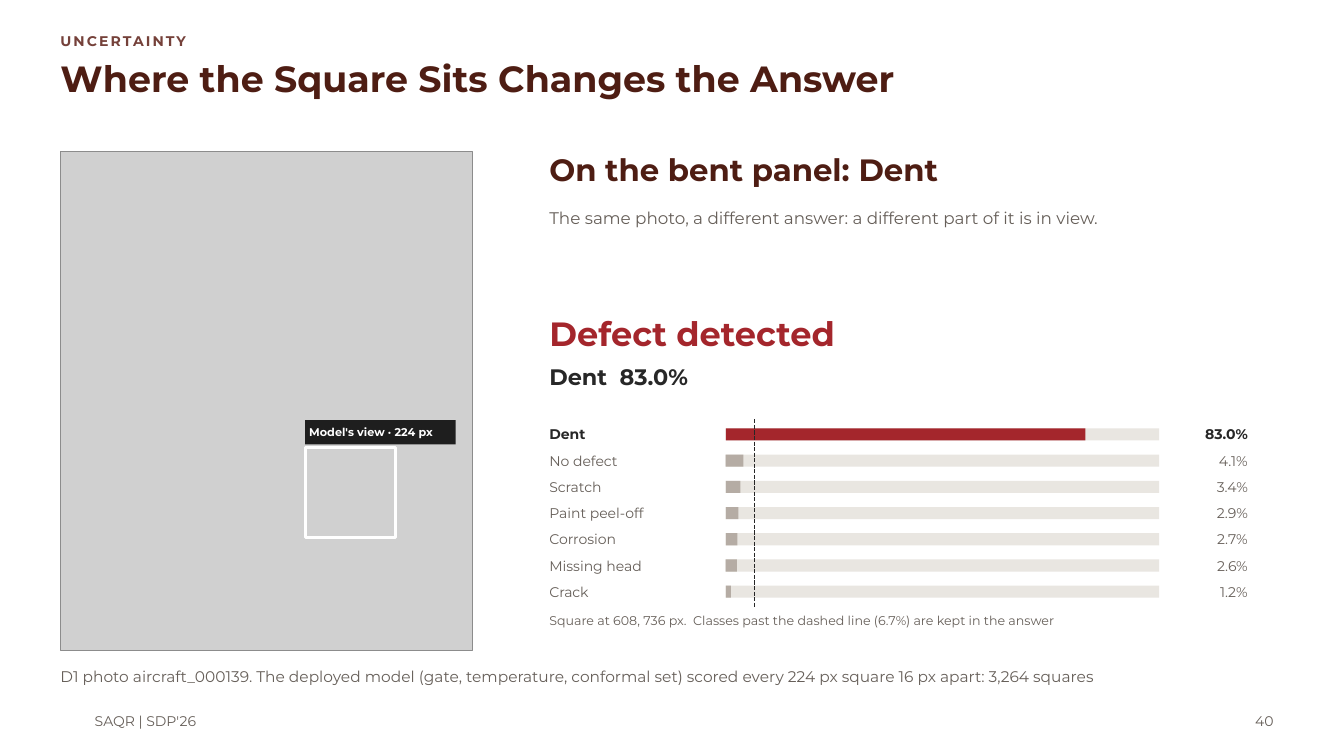
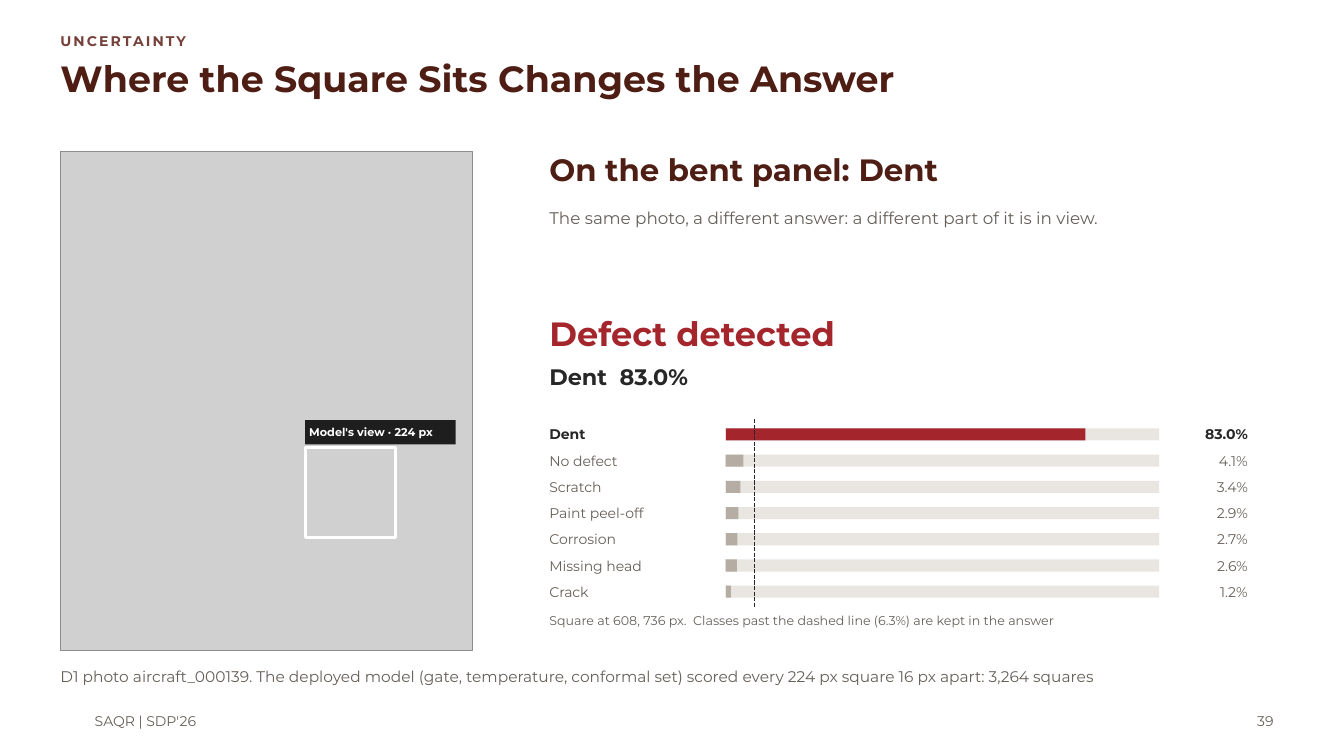
Before and after one commit to MASAR-AUS/SAQR, a slide deck: slide 39 of SAQR CMP490 Presentation.pptx (slide 40 before the commit). Drawn at 1344x756 pixels with LibreOffice and Linux fonts; fonts in the diff are those of the drawing; grey boxes stand for pictures; background and template pictures are left out. Boxes give left, top, right and bottom in pixels: in the first picture for what was removed or moved away, otherwise in the second. Text is boxed around its words. In the diff, an @@ line names an element or a change of style, - is before the commit and + after.

```diff
--- a/SAQR CMP490 Presentation.pptx
+++ b/SAQR CMP490 Presentation.pptx
@@ text at (x1=549, y1=615, x2=1054, y2=628): text changed @@
-Square at 608, 736 px. Classes past the dashed line (6.7%) are kept in the answer
+Square at 608, 736 px. Classes past the dashed line (6.3%) are kept in the answer
@@ page number at (x1=1257, y1=716, x2=1273, y2=726): text changed @@
-40
+39
```
Also in this commit, not shown: 11 other slides changed, 1 slide removed.
